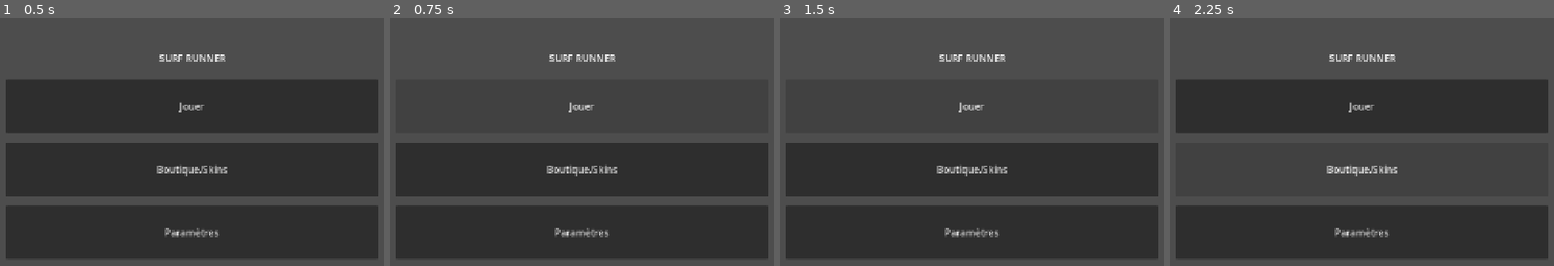
Above: before the commit, frames 1-4 (left to right).
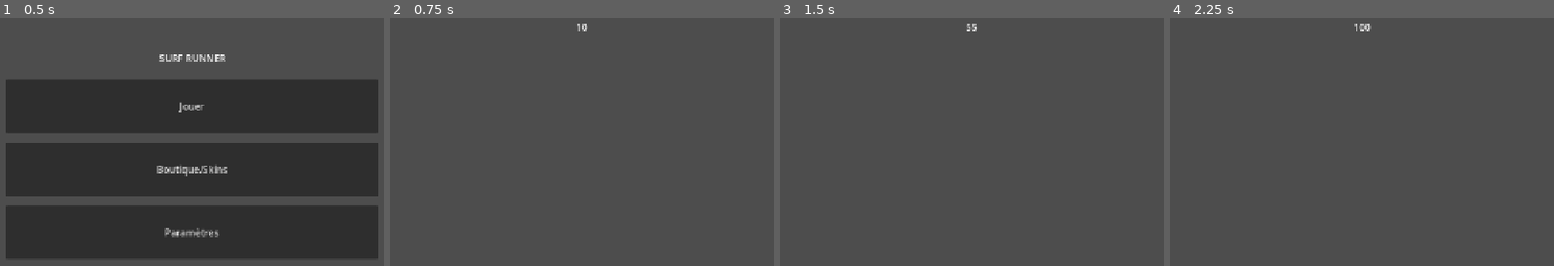
Above: after the commit, the same moments.

Repository: ClemL06/SurfGame
Game: Godot game, scene res://scenes/ui/MainMenu.tscn
Same seed, same stepped clock (60 frames per second), same inputs: the game is played once before the commit and once after it.
Inputs (mouse positions are in pixels of both pictures, inside the frame that each line leads up to):
- Up to frame 1 (0.5 s): no input
- Up to frame 2 (0.75 s): click "Jouer" at 0.5 s
- Up to frame 3 (1.5 s): click (972, 107) at 1.25 s, where only the run before the commit has a clickable "Jouer"
- Up to frame 4 (2.25 s): click (1362, 169) at 2 s, where only the run before the commit has a clickable "Boutique/Skins"

Frame 1 is identical in both runs. In frame 2, 42% of the frame differs, in the area x 1-99%, y 2-97%; in frame 3, 42%; in frame 4, 42%.
Error before the commit: Parse Error: Class "GameManager" hides an autoload singleton. (res://scripts/game_manager.gd:2)

Commit message:
bonne version

Diff:
--- a/nouveau-projet-de-jeu/scripts/game_manager.gd
+++ b/nouveau-projet-de-jeu/scripts/game_manager.gd
@@ -1,6 +1,6 @@
 extends Node
-class_name GameManager
 
+# --- ÉTATS DU JEU ---
 enum GameState { MENU, PLAYING, PAUSED, GAMEOVER }
 
 signal state_changed(old_state: int, new_state: int)
@@ -9,15 +9,16 @@
 var state: int = GameState.MENU
 var high_score: int = 0
 
-const SAVE_PATH: String = "user://save.json"
+const SAVE_PATH : String = "user://save.json"
 
 func _ready() -> void:
 	load_game()
 
+# --- LOGIQUE DE NAVIGATION ---
 func set_state(new_state: int) -> void:
 	if new_state == state:
 		return
-	var old: int = state
+	var old : int = state
 	state = new_state
 	state_changed.emit(old, state)
 
@@ -48,6 +49,7 @@
 	get_tree().paused = false
 	_try_set_high_score(final_score)
 
+# --- DONNÉES & SAUVEGARDE ---
 func _try_set_high_score(score: int) -> void:
 	if score <= high_score:
 		return
@@ -56,8 +58,8 @@
 	high_score_changed.emit(high_score)
 
 func save_game() -> void:
-	var data: Dictionary = {"high_score": high_score}
-	var f: FileAccess = FileAccess.open(SAVE_PATH, FileAccess.WRITE)
+	var data : Dictionary = {"high_score": high_score}
+	var f : FileAccess = FileAccess.open(SAVE_PATH, FileAccess.WRITE)
 	if f == null:
 		return
 	f.store_string(JSON.stringify(data))
@@ -68,18 +70,18 @@
 		high_score = 0
 		return
 
-	var f: FileAccess = FileAccess.open(SAVE_PATH, FileAccess.READ)
+	var f : FileAccess = FileAccess.open(SAVE_PATH, FileAccess.READ)
 	if f == null:
 		high_score = 0
 		return
 
-	var text: String = f.get_as_text()
+	var text : String = f.get_as_text()
 	f.close()
 
-	var parsed: Variant = JSON.parse_string(text)
+	var parsed : Variant = JSON.parse_string(text)
+
 	if typeof(parsed) != TYPE_DICTIONARY:
 		high_score = 0
 		return
 
-	var dict: Dictionary = parsed as Dictionary
-	high_score = int(dict.get("high_score", 0))
+	high_score = int(parsed.get("high_score", 0))
